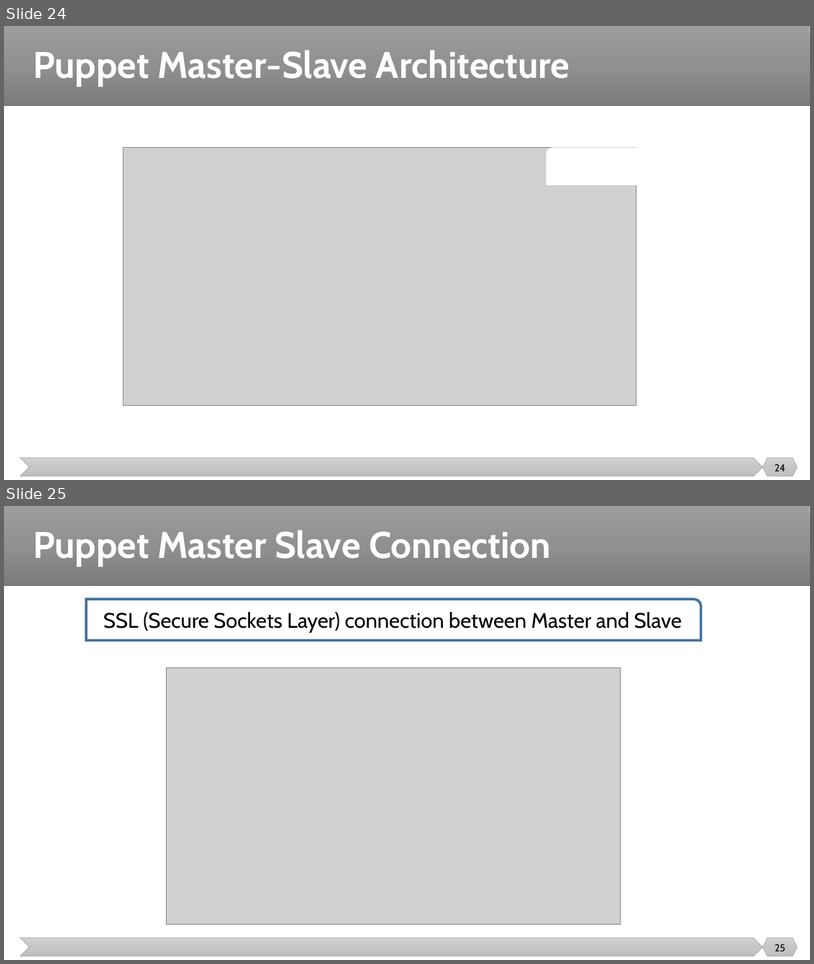
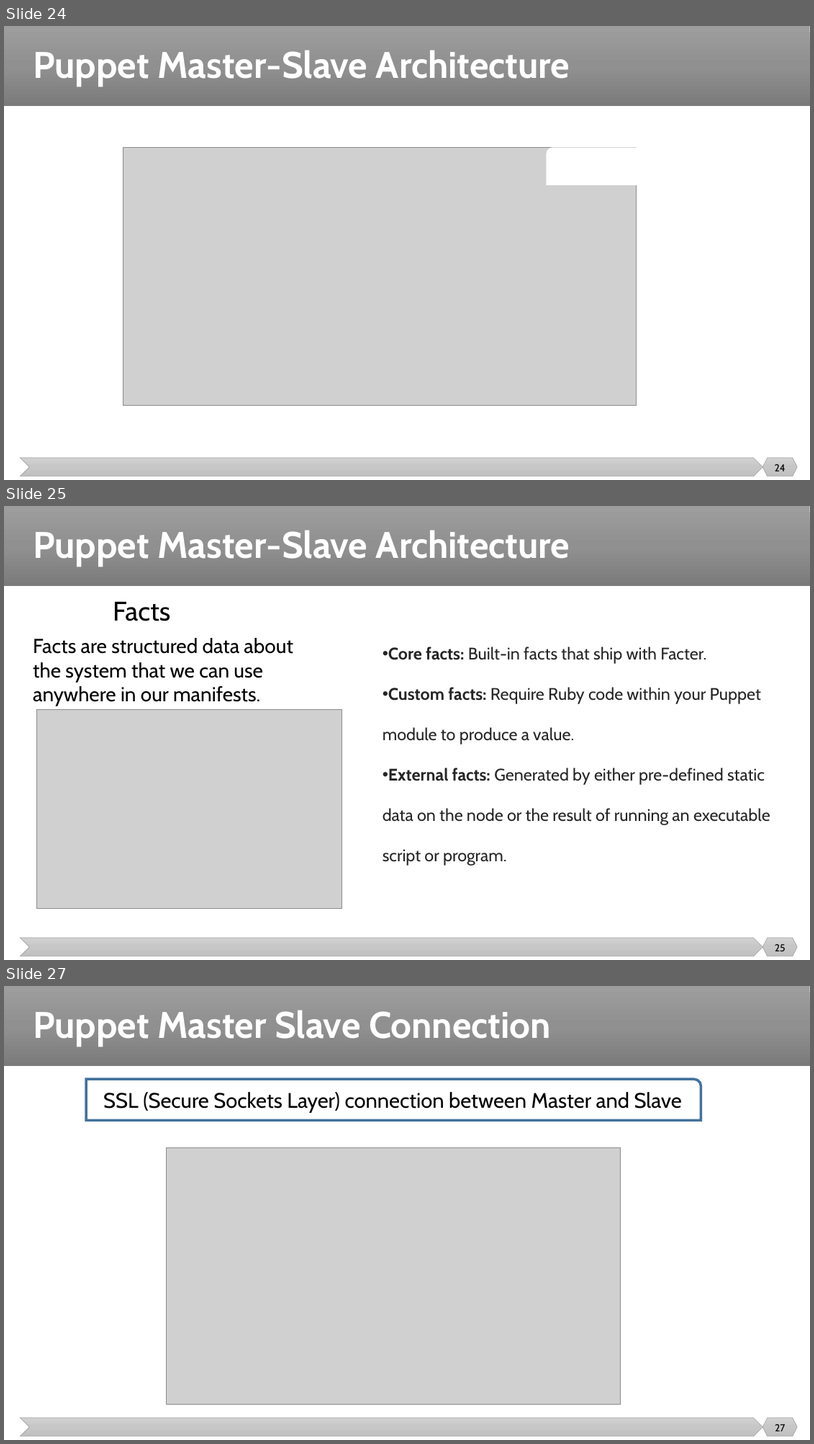
Before and after one commit to malenezi/malenezi, a slide deck: SE489/Lectures/6-Configuration Management/Configuration Management 2.pptx. Shown one above the other, each under a label of ours: slides 24 and 25 before the commit, slides 24, 25 and 27 after it; the slides between them are not shown. The pictures are 814x964 and 814x1444 pixels, drawn with LibreOffice and Linux fonts; fonts in the diff are those of the drawing; grey boxes stand for pictures. Boxes give left, top, right and bottom in pixels: in the first picture for what was removed or moved away, otherwise in the second. Text is boxed around its words. In the diff, an @@ line names an element or a change of style, - is before the commit and + after.

```diff
--- a/SE489/Lectures/6-Configuration Management/Configuration Management 2.pptx
+++ b/SE489/Lectures/6-Configuration Management/Configuration Management 2.pptx
@@ slide 25 added at (x1=4, y1=506, x2=810, y2=960), background #FFFFFF; not listed: 3 template elements that a slide beside it also shows @@
@@ title added at (x1=33, y1=530, x2=570, y2=566), 44 pt, text #FFFFFF, bold @@
+Puppet Master-Slave Architecture
@@ text added at (x1=113, y1=602, x2=170, y2=621), 32 pt, text #000000 @@
+Facts
@@ text added at (x1=33, y1=638, x2=293, y2=706), 24 pt, text #000000 @@
+Facts are structured data about the system that we can use anywhere in our manifests.
@@ text added at (x1=383, y1=646, x2=771, y2=865), 20 pt, text #252525 @@
+• Core facts: Built-in facts that ship with Facter.
+• Custom facts: Require Ruby code within your Puppet module to produce a value.
+• External facts: Generated by either pre-defined static data on the node or the result of running an executable script or program.
@@ picture added at (x1=36, y1=710, x2=342, y2=908) @@
@@ page number added at (x1=775, y1=944, x2=786, y2=951), 12 pt, text #000000 @@
+25
@@ what was slide 25 is now slide 27 @@
@@ page number at (x1=775, y1=1424, x2=785, y2=1431): text changed @@
-25
+27
```
Also in this commit, not shown: 1 other slide added, 2 other files.
